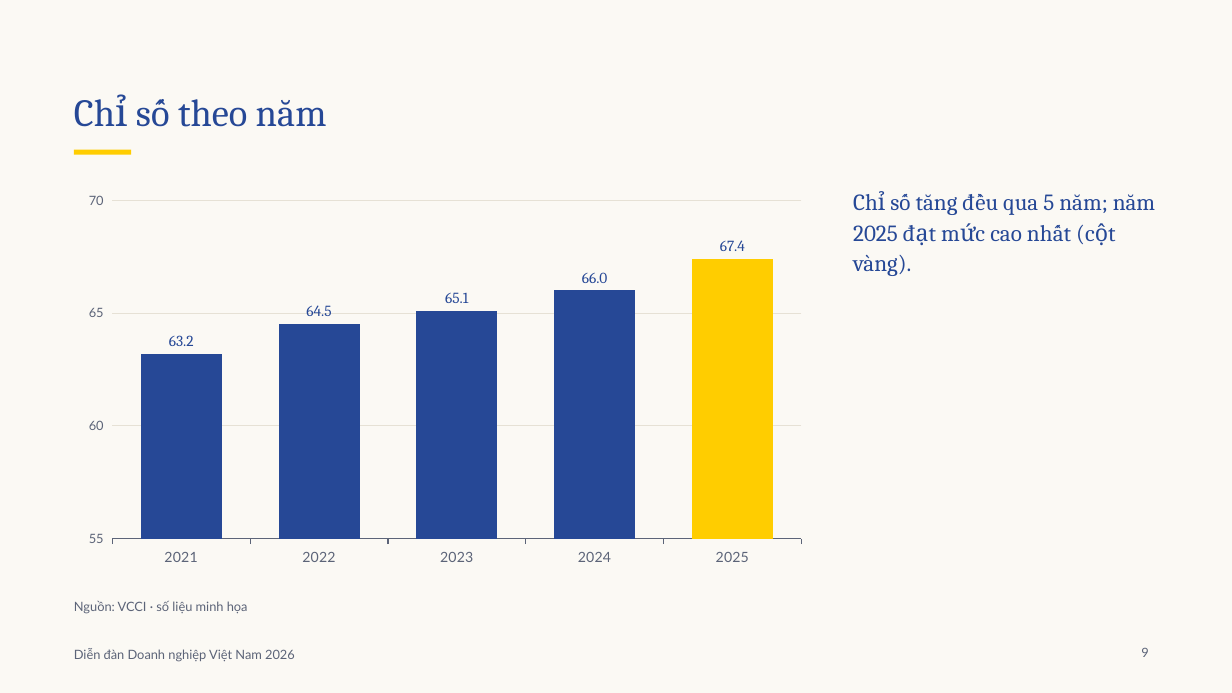
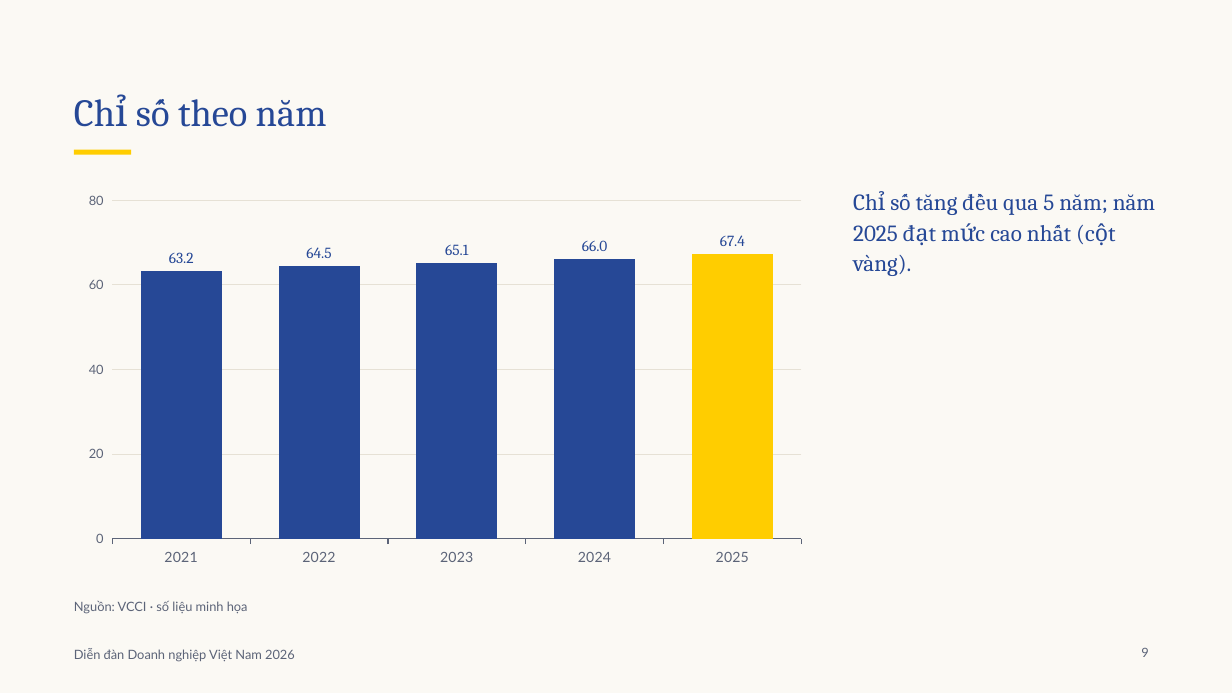
Before and after one commit to trongtrd/vcci-brand-identity, a slide deck: slide 9 of brand-assets/06_Templates/PowerPoint/VCCI_Presentation.potx. Drawn at 1232x693 pixels with LibreOffice and Linux fonts; fonts in the diff are those of the drawing; background and template pictures are left out. Boxes give left, top, right and bottom in pixels: in the first picture for what was removed or moved away, otherwise in the second. Text is boxed around its words. In the diff, an @@ line names an element or a change of style, - is before the commit and + after.

```diff
--- a/brand-assets/06_Templates/PowerPoint/VCCI_Presentation.potx
+++ b/brand-assets/06_Templates/PowerPoint/VCCI_Presentation.potx
@@ column chart at <box>74,185,816,573</box> @@
@@ value axis changed @@
```
Also in this commit, not shown: 28 other files.
